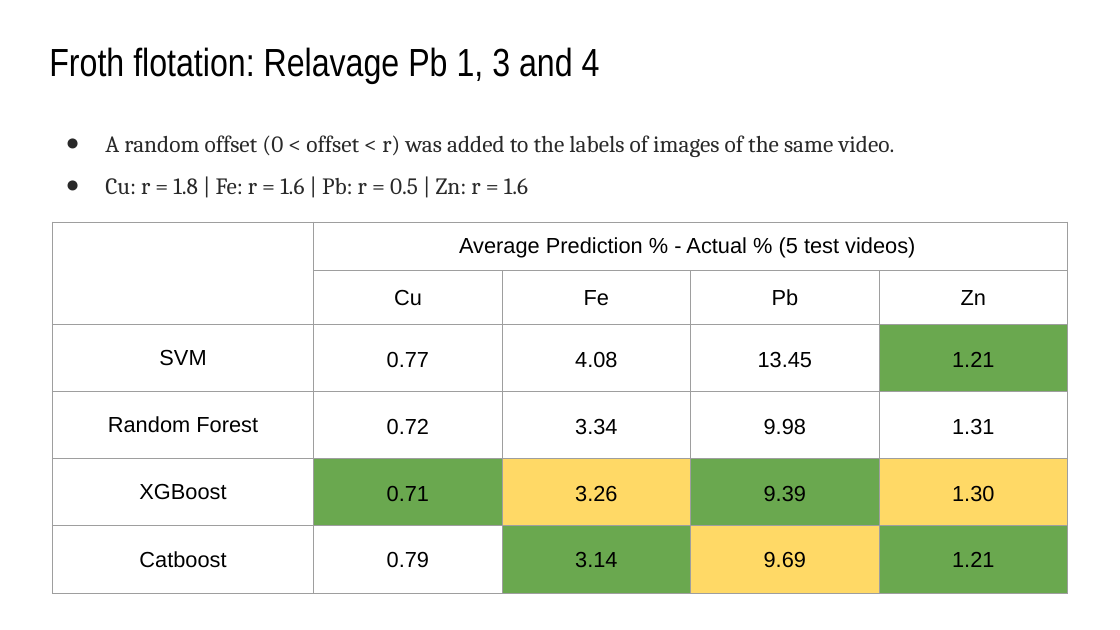
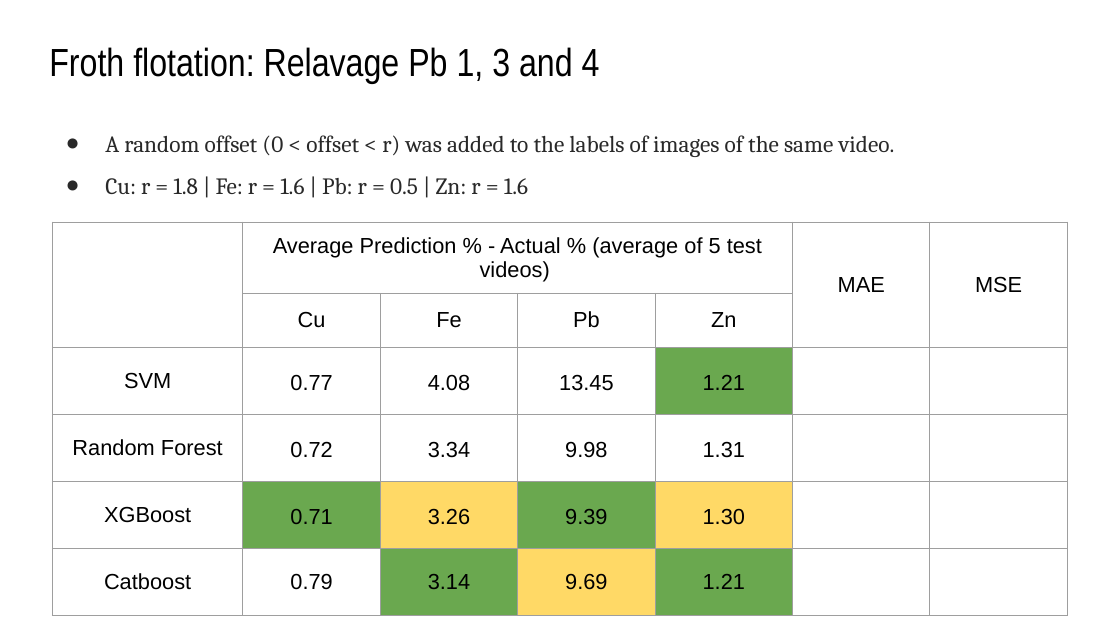
Before and after one commit to Ahmedbendaouia/MIC-DS23-CNNR-FFT-TinyML, a slide deck: slide 12 of FFT on froth/ML with FFT.pptx (slide 13 before the commit). Drawn at 1120x630 pixels with LibreOffice and Linux fonts; fonts in the diff are those of the drawing. Boxes give left, top, right and bottom in pixels: in the first picture for what was removed or moved away, otherwise in the second. Text is boxed around its words. In the diff, an @@ line names an element or a change of style, - is before the commit and + after.

```diff
--- a/FFT on froth/ML with FFT.pptx
+++ b/FFT on froth/ML with FFT.pptx
@@ table at box(53, 222, 1070, 594) @@
-column 2, row 1: Average Prediction % - Actual % (5 test videos)
+column 2, row 1: Average Prediction % - Actual % (average of 5 test videos)
+column 6: MAE |  |  |  |  | 
+column 7: MSE |  |  |  |  | 
@@ table: place and size @@
-table at box(53, 222, 1066, 589)
+table at box(53, 222, 1070, 594)
```
Also in this commit, not shown: 5 other slides changed, 1 slide added, 1 slide removed, 15 other files.
